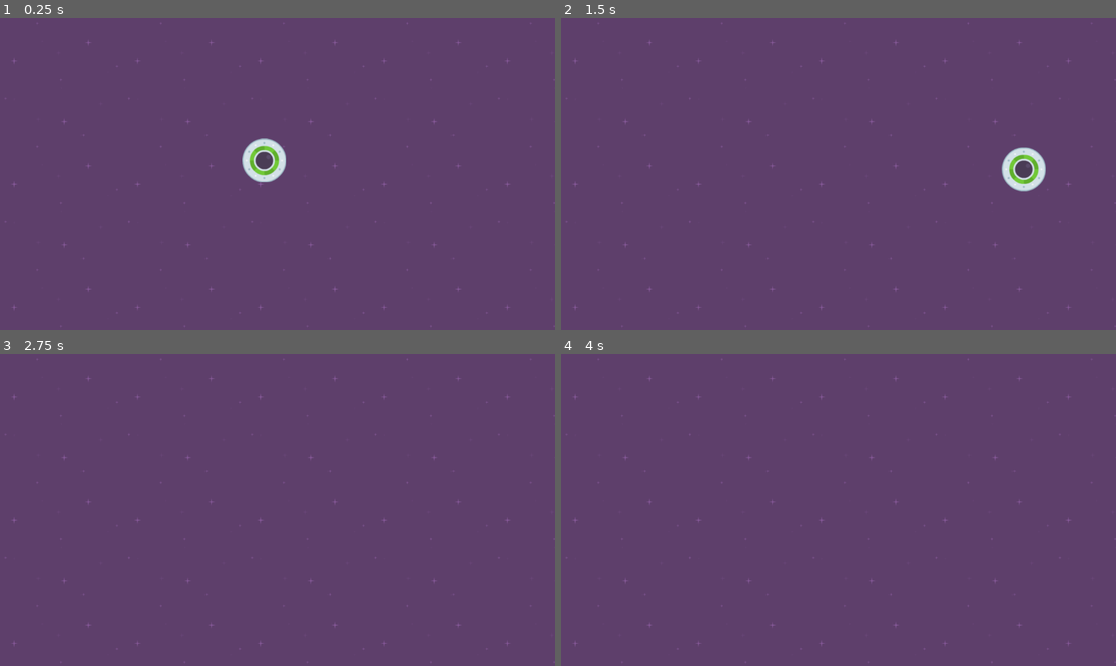
Above: before the commit, frames 1-4 (two rows, left to right).
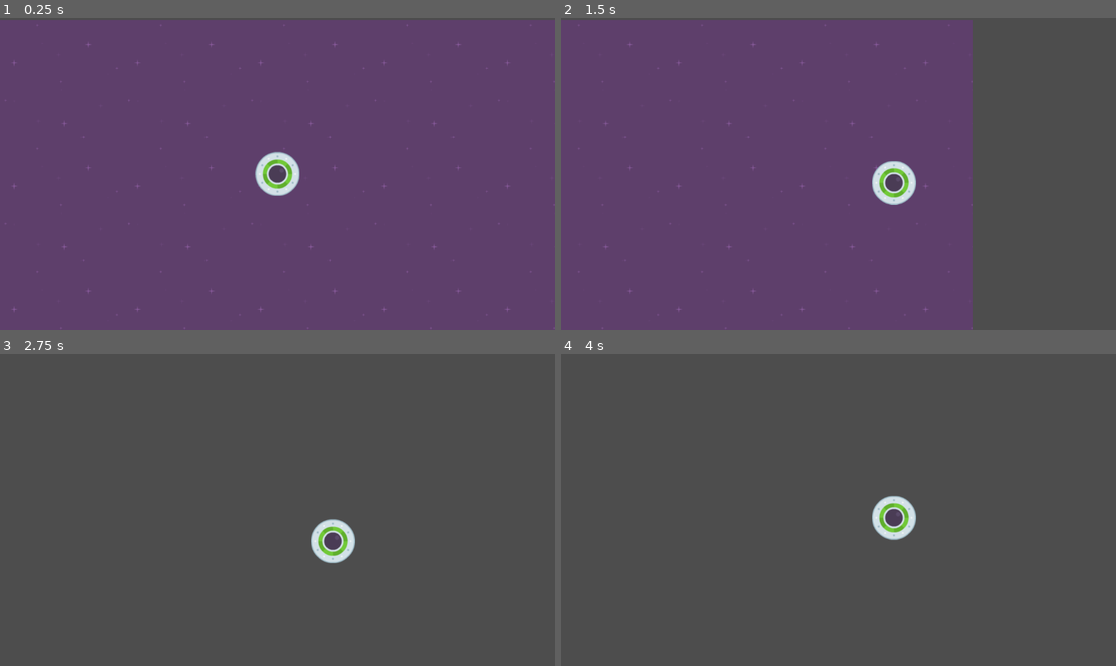
Above: after the commit, the same moments.

Repository: theaob/speedy-saucer
Game: Godot game, scene res://level_1.tscn
Same seed, same stepped clock (60 frames per second), same inputs: the game is played once before the commit and once after it.
Inputs:
- Up to frame 1 (0.25 s): no input
- Up to frame 2 (1.5 s): tap Enter at 0.5 s; hold Right (move_right) 0.53-1.28 s; hold Down (move_down) from 1.28 s (still down)
- Up to frame 3 (2.75 s): release Down (move_down) at 2.03 s; hold Right (move_right) from 2.03 s (still down)
- Up to frame 4 (4 s): release Right (move_right) at 2.78 s; hold Up (move_up) 2.78-3.53 s; hold Left (move_left) from 3.53 s (still down)

The runs differ from the first frame. In frame 1, 2.1% of the frame differs, in the area x 0-100%, y 0-100%; in frame 2, 27%; in frame 3, 100%; in frame 4, 100%.

Commit message:
add camera to player

Diff:
--- a/level_1.tscn
+++ b/level_1.tscn
@@ -15,4 +15,4 @@
 stretch_mode = 1
 
 [node name="Player" parent="." instance=ExtResource("2_2begs")]
-position = Vector2(549, 296)
+position = Vector2(576, 320)
--- a/player.tscn
+++ b/player.tscn
@@ -16,3 +16,8 @@
 [node name="CollisionShape2D" type="CollisionShape2D" parent="."]
 z_index = -1
 shape = SubResource("CircleShape2D_ly6k7")
+
+[node name="Camera2D" type="Camera2D" parent="."]
+position_smoothing_speed = 1.0
+drag_horizontal_enabled = true
+drag_vertical_enabled = true
